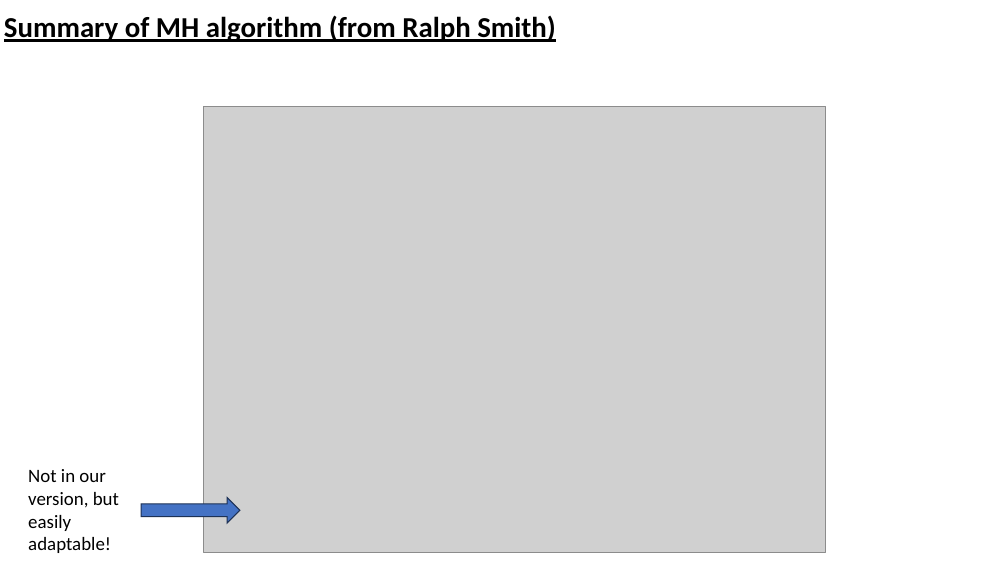
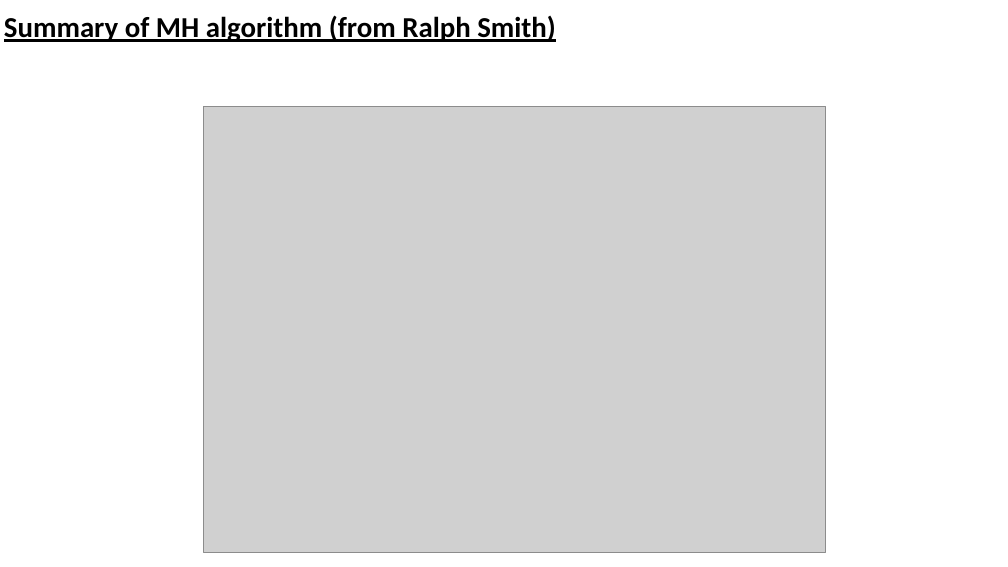
Before and after one commit to mjcolebank/UCI_CIRC_Code, a slide deck: slide 40 of InverseProblems_MATLAB_8_16_23/Slides_InverseProblems.pptx (slide 37 before the commit). Drawn at 1008x567 pixels with LibreOffice and Linux fonts; fonts in the diff are those of the drawing; grey boxes stand for pictures. Boxes give left, top, right and bottom in pixels: in the first picture for what was removed or moved away, otherwise in the second. Text is boxed around its words. In the diff, an @@ line names an element or a change of style, - is before the commit and + after.

```diff
--- a/InverseProblems_MATLAB_8_16_23/Slides_InverseProblems.pptx
+++ b/InverseProblems_MATLAB_8_16_23/Slides_InverseProblems.pptx
@@ text removed at <box>28,469,119,553</box> @@
-Not in our version, but easily adaptable!
@@ right arrow removed at <box>141,498,240,523</box> @@
```
Also in this commit, not shown: 7 other slides changed, 8 slides added, 5 other files.
